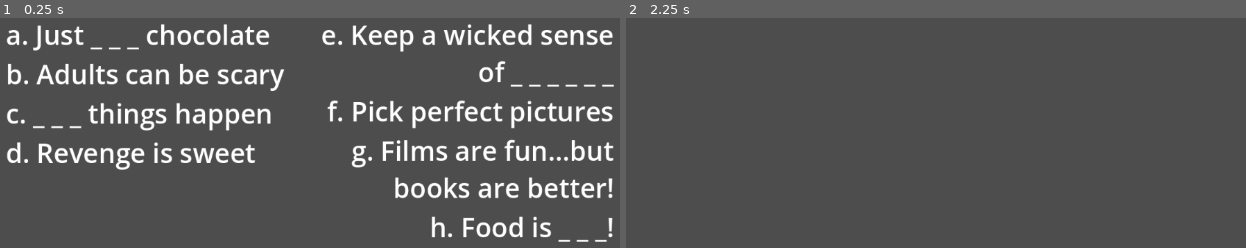
Above: before the commit, frames 1-2 (left to right).
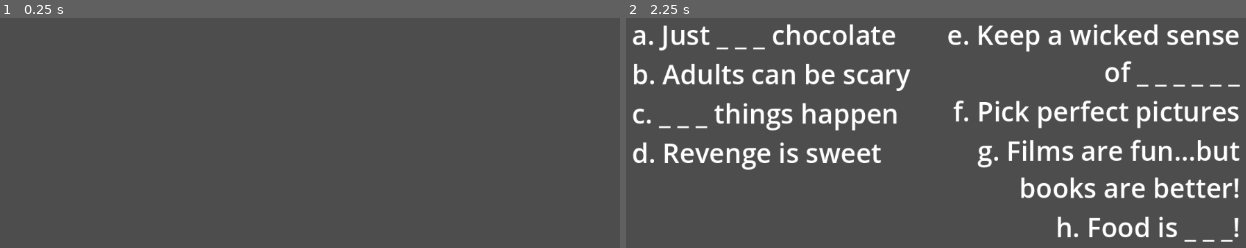
Above: after the commit, the same moments.

Repository: Jellybean42/MurderMysteryWMCJam
Game: Godot game, scene res://UI/CluesBook.tscn
The game is run twice, just before and just after one commit, with the same random seed, the same clock (stepped at 60 frames per second) and the same inputs. This scene is started directly instead of the project's main scene.
Inputs (mouse positions are in pixels of both pictures, inside the frame that each line leads up to):
- Up to frame 1 (0.25 s): no input
- Up to frame 2 (2.25 s): tap Enter at 0.5, 2 s; move the mouse to (1115, 153) at 0.52 s; hold Right (ui_right) 0.53-1.28 s; hold Tab (ui_focus_next) 0.53-1.28 s; tap E (interact) at 0.6, 1.55, 2.1 s; click (1115, 153) at 0.67 s; tap Space (ui_select) at 0.77, 1.25, 1.52 s; move the mouse to (781, 197) at 1.27 s; hold Down (ui_down) 1.28-2.03 s; tap Tab (ui_focus_next) at 1.35 s; move the mouse to (1022, 77) at 2.02 s; hold Right (ui_right) from 2.03 s (still down); hold Tab (ui_focus_next) from 2.03 s (still down)

The runs differ from the first frame. In frame 1, 13% of the frame differs, in the area x 1-100%, y 2-98%; in frame 2, 13%.

Commit message:
cluebook and interaction connected

Diff:
--- a/Interaction/collectable.gd
+++ b/Interaction/collectable.gd
@@ -5,6 +5,8 @@
 
 @onready var object: Sprite3D = $Object
 @onready var letter: Sprite3D = $Letter
+
+@export var letter_key: String
 
 var valid : bool = false
 
@@ -23,5 +25,6 @@
 func _unhandled_input(event: InputEvent) -> void:
 	if Input.is_action_just_pressed("interact") and valid:
 		letter.show()
+		Global.find_letter(letter_key)
 		await get_tree().create_timer(1.0).timeout
 		letter.hide()
--- a/UI/CluesBook.tscn
+++ b/UI/CluesBook.tscn
@@ -1,8 +1,10 @@
-[gd_scene load_steps=2 format=3 uid="uid://q1beou0o5bvn"]
+[gd_scene load_steps=3 format=3 uid="uid://q1beou0o5bvn"]
 
 [ext_resource type="Script" uid="uid://h4ewqbvmwcca" path="res://UI/clues_book.gd" id="1_05xhi"]
+[ext_resource type="Script" uid="uid://ctp3laa2fn25j" path="res://UI/rich_text_label.gd" id="2_50cp5"]
 
 [node name="CluesBook" type="Control"]
+visible = false
 layout_mode = 3
 anchors_preset = 15
 anchor_right = 1.0
@@ -36,6 +38,9 @@
 theme_override_font_sizes/normal_font_size = 48
 text = "a. Just _ _ _ chocolate"
 fit_content = true
+script = ExtResource("2_50cp5")
+letters = Array[String](["A", "D", "D2"])
+startI = 5
 
 [node name="RichTextLabel2" type="RichTextLabel" parent="HBoxContainer/VBoxContainer"]
 layout_mode = 2
@@ -48,6 +53,8 @@
 theme_override_font_sizes/normal_font_size = 48
 text = "c. _ _ _ things happen"
 fit_content = true
+script = ExtResource("2_50cp5")
+letters = Array[String](["B", "A2", "D3"])
 
 [node name="RichTextLabel4" type="RichTextLabel" parent="HBoxContainer/VBoxContainer"]
 layout_mode = 2
@@ -65,6 +72,9 @@
 text = "e. Keep a wicked sense of _ _ _ _ _ _"
 fit_content = true
 horizontal_alignment = 2
+script = ExtResource("2_50cp5")
+letters = Array[String](["H", "U", "M", "O", "U2", "R"])
+startI = 23
 
 [node name="RichTextLabel2" type="RichTextLabel" parent="HBoxContainer/VBoxContainer2"]
 layout_mode = 2
@@ -86,3 +96,6 @@
 text = "h. Food is _ _ _!"
 fit_content = true
 horizontal_alignment = 2
+script = ExtResource("2_50cp5")
+letters = Array[String](["F", "U3", "N"])
+startI = 8
--- a/UI/clues_book.gd
+++ b/UI/clues_book.gd
@@ -3,4 +3,4 @@
 func _unhandled_input(event: InputEvent) -> void:
 	if event.is_action_pressed("ui_focus_next"):
 		visible = not visible
-		set_process_input(visible) # optional: stops blocking input when hidden
+		set_process_input(visible)
--- /dev/null
+++ b/UI/rich_text_label.gd
@@ -0,0 +1,15 @@
+extends RichTextLabel
+
+@export var letters: Array[String] = []
+@export var startI: int
+
+func _unhandled_input(event: InputEvent) -> void:
+	if event.is_action_pressed("ui_focus_next"):
+		on_open()
+
+func on_open() -> void:
+	var count = 0
+	for l in letters:
+		if(Global.letter_flags[l]):
+			text[3 + startI + count * 2] = l[0]
+		count+=1
--- a/global.gd
+++ b/global.gd
@@ -17,3 +17,6 @@
 	var letters = "ADDBADHUMOURFUN"
 	for letter in letters:
 		add_letter(letter)
+
+func find_letter(key: String) -> void:
+	letter_flags[key] = true
Not shown, added: UI/rich_text_label.gd.uid
